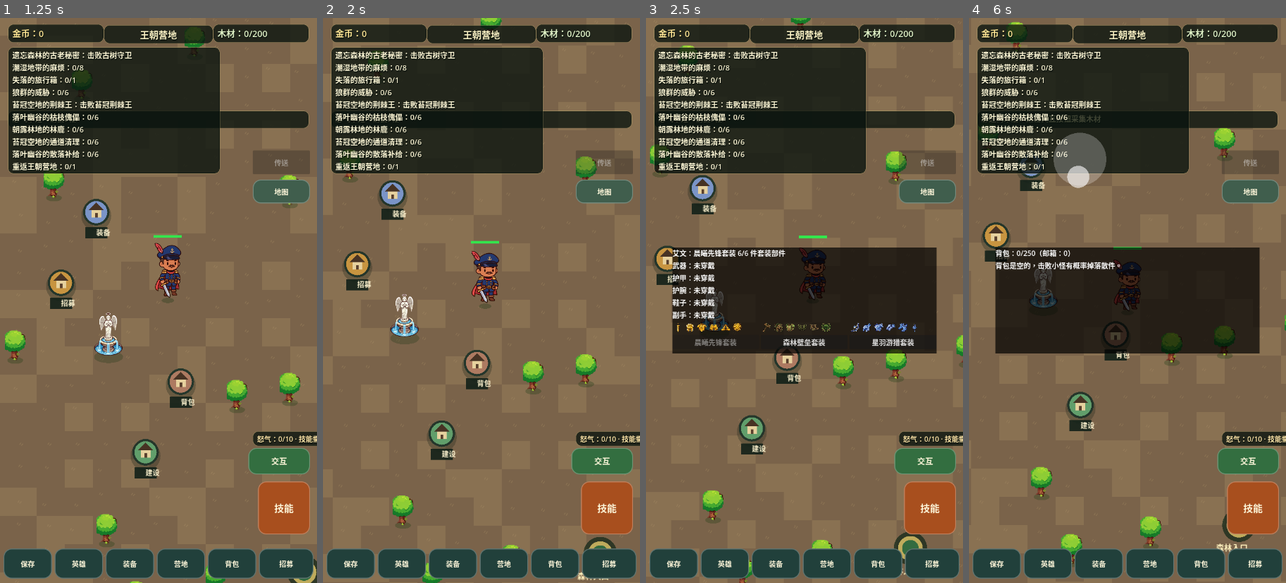
Above: before the commit, frames 1-4 (left to right).
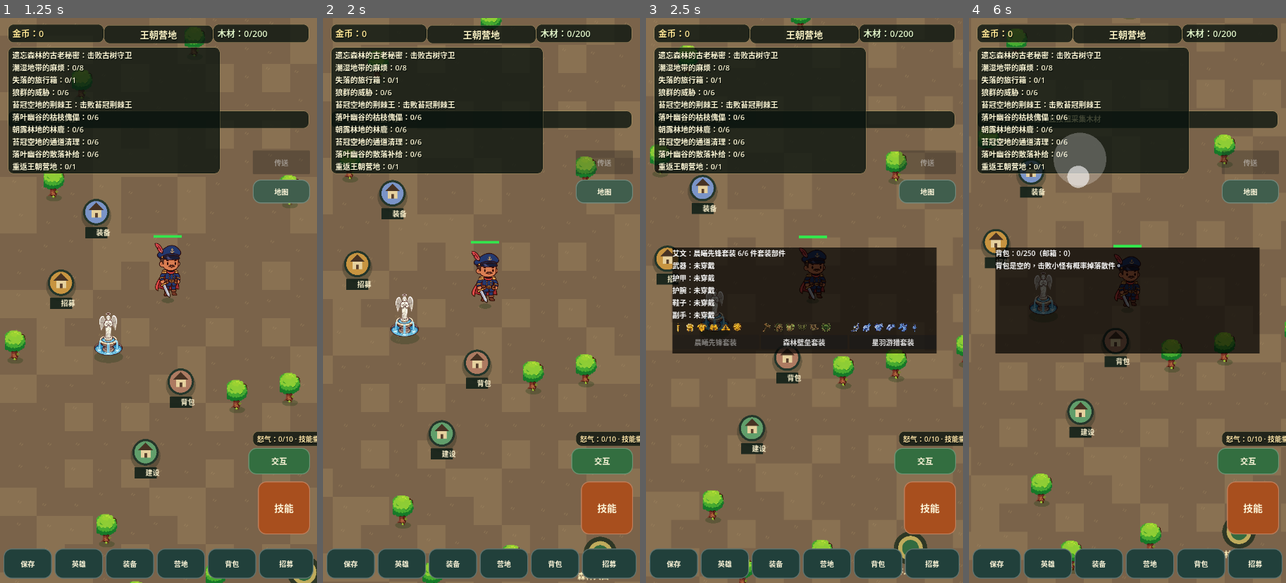
Above: after the commit, the same moments.

Repository: oneyi53/game
Game: Godot game, scene res://scenes/main.tscn
The game is run twice, just before and just after one commit, with the same random seed, the same clock (stepped at 60 frames per second) and the same inputs.
Inputs (mouse positions are in pixels of both pictures, inside the frame that each line leads up to):
- Up to frame 1 (1.25 s): tap Enter at 0.5 s; move the mouse to (228, 272) at 0.52 s; hold Right (ui_right) from 0.53 s (still down); tap E at 0.6 s; click (228, 272) at 0.67 s; tap Space at 0.77 s
- Up to frame 2 (2 s): release Right (ui_right) at 1.25 s; drag from (418, 328) to (465, 413) at 1.27 s
- Up to frame 3 (2.5 s): move the mouse to (836, 176) at 2.02 s; hold Right (ui_right) from 2.03 s (still down); tap Q at 2.1 s
- Up to frame 4 (6 s): release Right (ui_right) at 2.75 s; drag from (1111, 413) to (1032, 215) at 2.77 s; move the mouse to (1222, 385) at 3.52 s; hold Left (ui_left) 3.53-4.25 s; tap B at 3.6 s; tap Space at 3.77 s; drag from (1032, 215) to (1079, 159) at 4.27 s; move the mouse to (1143, 300) at 5.02 s; hold Down (ui_down) 5.03-5.75 s; tap E at 5.1 s; click (1143, 300) at 5.17 s; drag from (1079, 159) to (1064, 328) at 5.77 s

Frame 1 is identical in both runs. In frame 2, 0.2% of the frame differs, in the area x 7-92%, y 0-100%; in frame 3, 0.2%; in frame 4, 4.3%, in the area x 3-100%, y 0-99%.

Commit message:
Preserve screen-space joystick magnitude through inverse projection

Diff:
--- a/scripts/core/main.gd
+++ b/scripts/core/main.gd
@@ -769,7 +769,7 @@
     if joystick.vector.length() > 0.1:
         screen_input = joystick.vector
     var world_input: Vector2 = WorldProjectionScript.screen_to_world_direction(screen_input)
-    captain.move_input = world_input.normalized()
+    captain.move_input = world_input
     _update_resource_harvest(delta)
     _refresh_resource_prompt()
     _update_exploration(delta)
